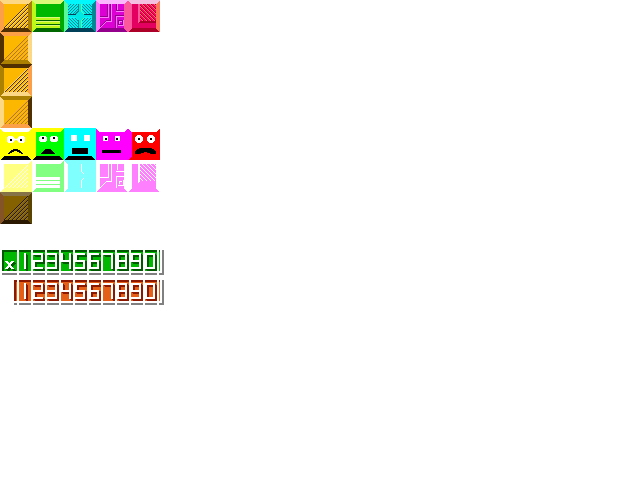
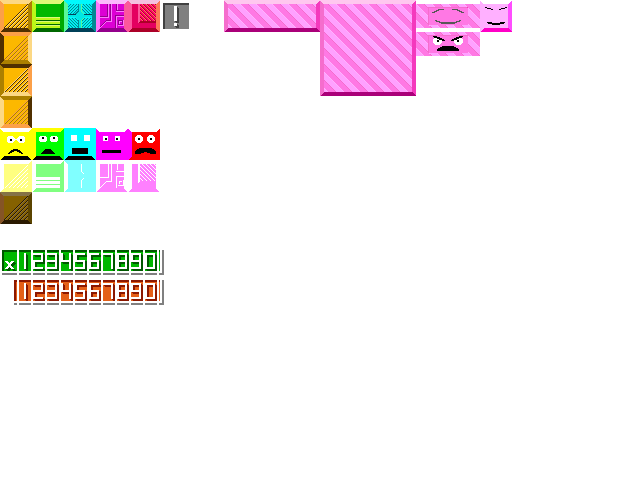
Layer changes from the first 640px x 480px image to the second:
added layer "garbage sl copy" above "garbage face copy" over <box>480,1,512,32</box>
added layer "garbage face copy" above "garbage face" over <box>416,32,480,56</box>
added layer "garbage face" above "surprise" over <box>416,4,480,28</box>
added layer "surprise" above "garbage row copy" over <box>163,3,189,29</box>
added group "garbage row copy" with 9 layers above "garbage row" over <box>320,0,416,96</box>
added layer "garbage ll" in group "garbage row copy" over <box>320,64,352,96</box>
added layer "garbage lm" in group "garbage row copy" over <box>352,64,384,96</box>
added layer "garbage lr" in group "garbage row copy" over <box>384,64,416,96</box>
added layer "garbage ml" in group "garbage row copy" over <box>320,32,352,64</box>
added layer "garbage mm" in group "garbage row copy" over <box>352,32,384,64</box>
added layer "garbage mr" in group "garbage row copy" over <box>384,32,416,64</box>
added layer "garbage ul" in group "garbage row copy" over <box>320,0,352,32</box>
added layer "garbage um" in group "garbage row copy" over <box>352,0,384,32</box>
added layer "garbage ur" in group "garbage row copy" over <box>384,0,416,32</box>
added group "garbage row" with 3 layers above "red_block" over <box>224,0,320,32</box>
added layer "garbage sl" in group "garbage row" over <box>224,0,256,32</box>
added layer "garbage sm" in group "garbage row" over <box>256,0,288,32</box>
added layer "garbage sr" in group "garbage row" over <box>288,0,320,32</box>
